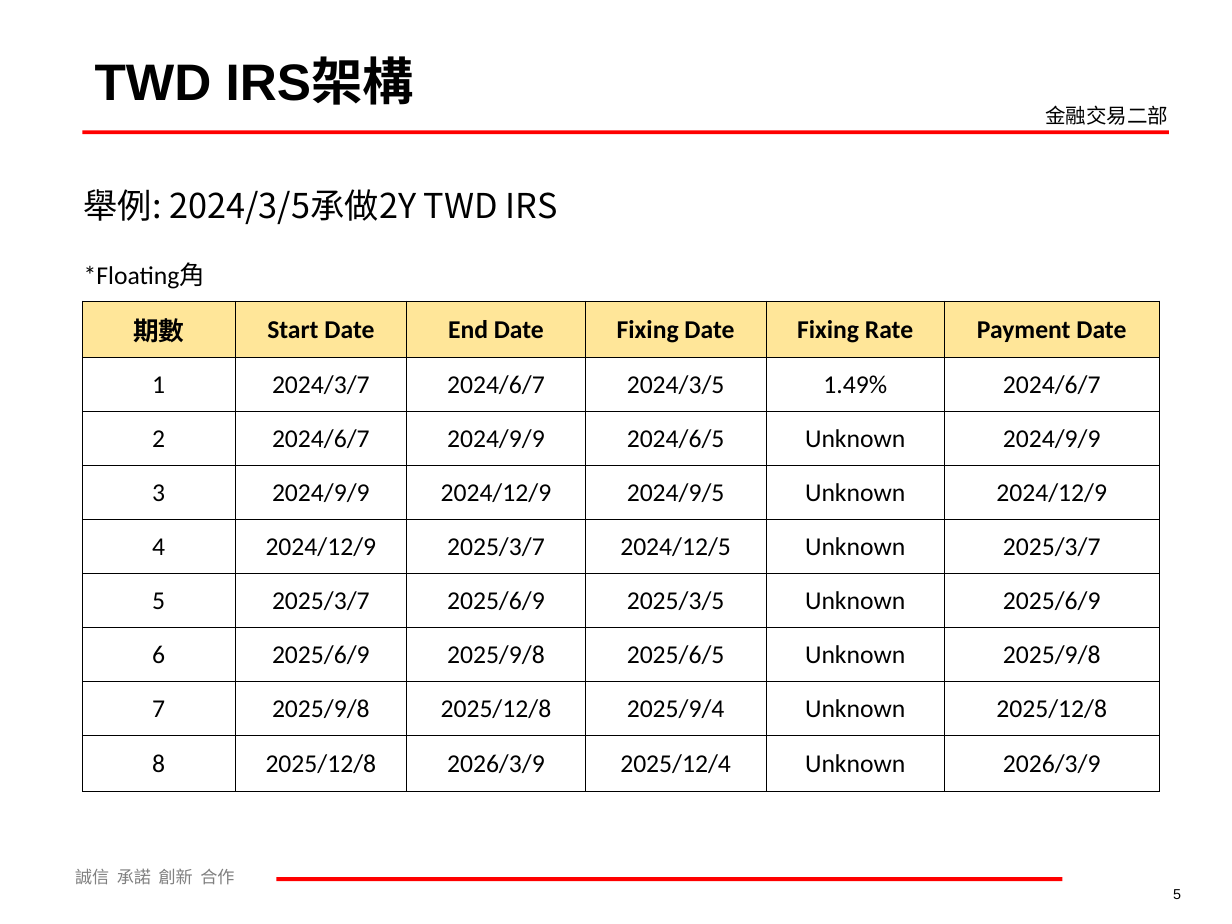
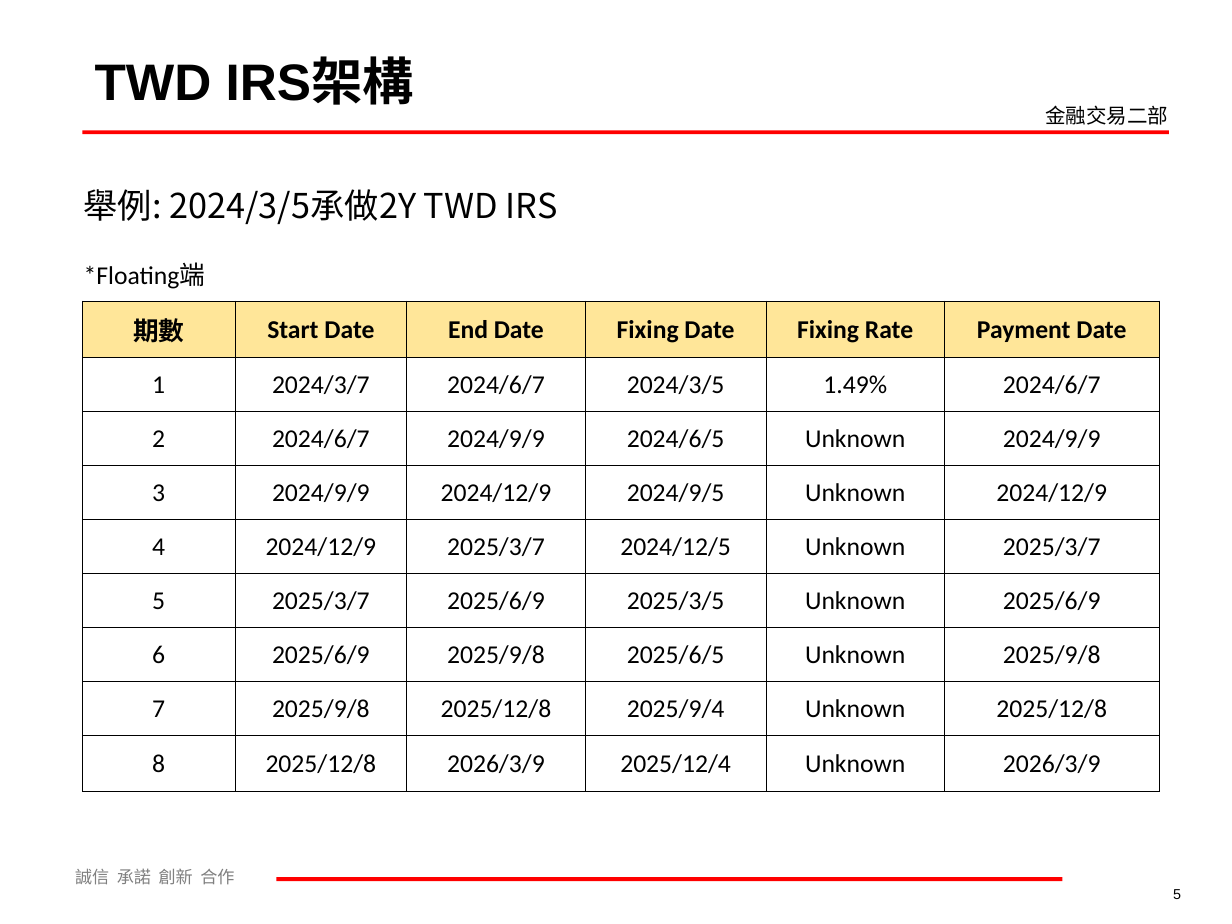
Before and after one commit to mark838308/Mark-Wang, a slide deck: slide 5 of 利率及衍生性商品介紹60分鐘課程_20240305.ppt. Drawn at 1232x924 pixels with LibreOffice and Linux fonts; fonts in the diff are those of the drawing; background and template pictures are left out. Boxes give left, top, right and bottom in pixels: in the first picture for what was removed or moved away, otherwise in the second. Text is boxed around its words. In the diff, an @@ line names an element or a change of style, - is before the commit and + after.

```diff
--- a/利率及衍生性商品介紹60分鐘課程_20240305.ppt
+++ b/利率及衍生性商品介紹60分鐘課程_20240305.ppt
@@ table at (83, 161, 1159, 792) @@
-row 2, column 1: *Floating角
+row 2, column 1: *Floating端
```
Also in this commit, not shown: 1 other slide changed, 2 slides removed.
